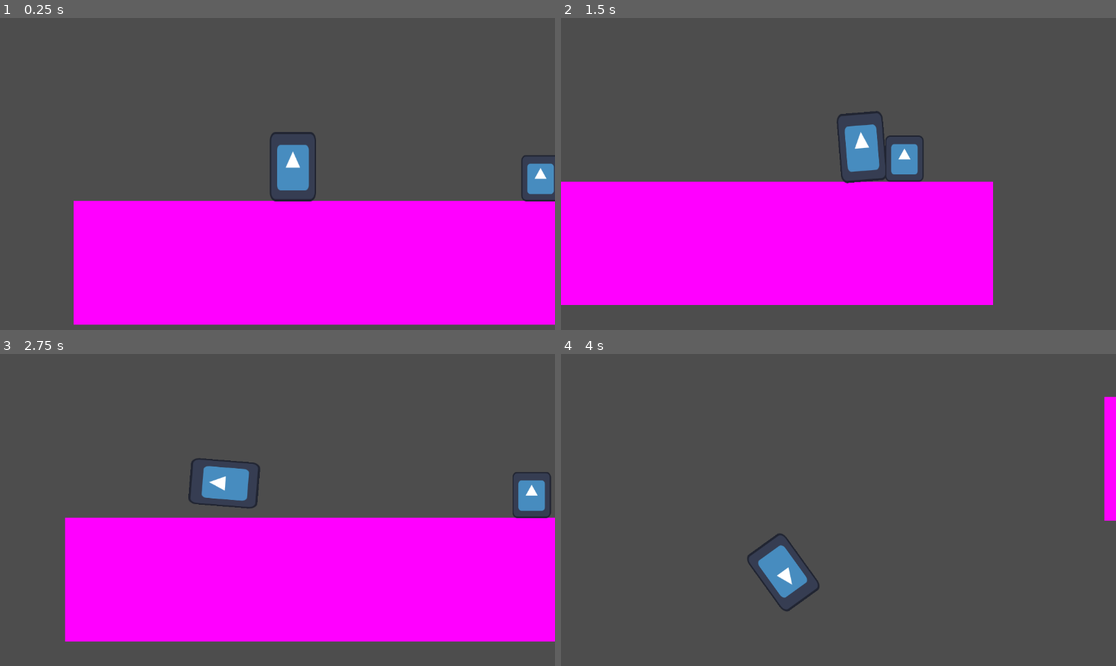
Above: before the commit, frames 1-4 (two rows, left to right).
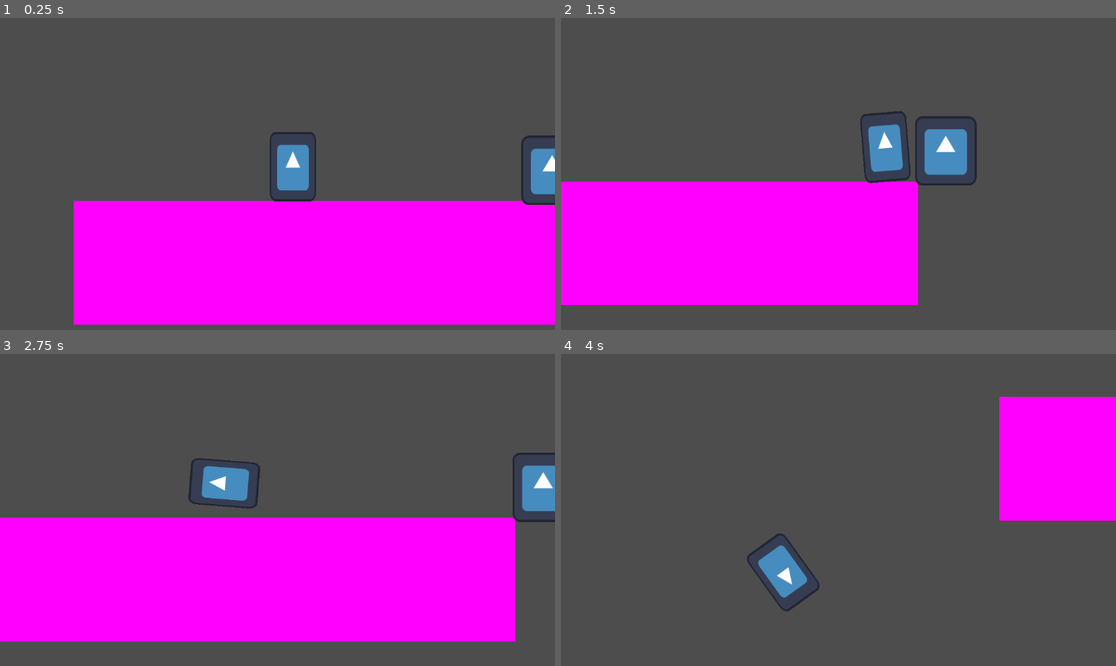
Above: after the commit, the same moments.

Repository: CodeScratcher/soulslike
Game: Godot game, scene res://Levels/test_scene.tscn
The game is run twice, just before and just after one commit, with the same random seed, the same clock (stepped at 60 frames per second) and the same inputs. The engine's default icon, where the game draws it, is replaced by a stand-in: a white triangle on a blue panel in a dark square.
Inputs:
- Up to frame 1 (0.25 s): no input
- Up to frame 2 (1.5 s): hold Space (roll) 0.53-1.28 s; hold D (right) from 0.53 s (still down); tap W (jump) at 0.77 s; tap Space (roll) at 1.35 s
- Up to frame 3 (2.75 s): tap W (jump) at 1.52 s; release D (right) at 2.03 s; hold A (left) from 2.03 s (still down); hold Space (roll) from 2.03 s (still down)
- Up to frame 4 (4 s): release A (left) at 2.78 s; release Space (roll) at 2.78 s; hold D (right) from 2.78 s (still down); tap Space (roll) at 2.85 s; tap W (jump) at 3.02, 3.77 s; hold Space (roll) from 3.53 s (still down)

The runs differ from the first frame. In frame 1, 0.6% of the frame differs, in the area x 93-100%, y 37-60%; in frame 2, 8.5%, in the area x 49-78%, y 29-92%; in frame 3, 8.3%; in frame 4, 7.6%.

Commit message:
TestEnemy Sprite changes
made it bigger

Diff:
--- a/Objects/Player.tscn
+++ b/Objects/Player.tscn
@@ -54,6 +54,7 @@
 size = Vector2(3, 3)
 
 [node name="Player" type="CharacterBody2D"]
+collision_mask = 5
 script = ExtResource("1_ck7nh")
 metadata/_edit_horizontal_guides_ = [-24.0]
 
--- a/Objects/test_enemy.tscn
+++ b/Objects/test_enemy.tscn
@@ -3,17 +3,18 @@
 [ext_resource type="Texture2D" uid="uid://duyvdhdn6yd5l" path="res://icon.svg" id="1_brvmh"]
 [ext_resource type="Script" path="res://Scripts/test_enemy.gd" id="1_faffx"]
 
-[sub_resource type="RectangleShape2D" id="RectangleShape2D_tc51k"]
-size = Vector2(40, 48)
+[sub_resource type="RectangleShape2D" id="RectangleShape2D_igqx6"]
+size = Vector2(64, 64)
 
 [node name="TestEnemy" type="CharacterBody2D"]
+collision_layer = 4
 script = ExtResource("1_faffx")
 
 [node name="Sprite2D" type="Sprite2D" parent="."]
-position = Vector2(20, 24)
-scale = Vector2(0.3125, 0.375)
+position = Vector2(32, 32)
+scale = Vector2(0.5, 0.5625)
 texture = ExtResource("1_brvmh")
 
 [node name="CollisionShape2D" type="CollisionShape2D" parent="."]
-position = Vector2(20, 24)
-shape = SubResource("RectangleShape2D_tc51k")
+position = Vector2(32, 32)
+shape = SubResource("RectangleShape2D_igqx6")
Not shown: 1 places in Levels/test_scene.tscn that only renumber resources
Not shown: 1 places in Objects/Player.tscn that only renumber resources
